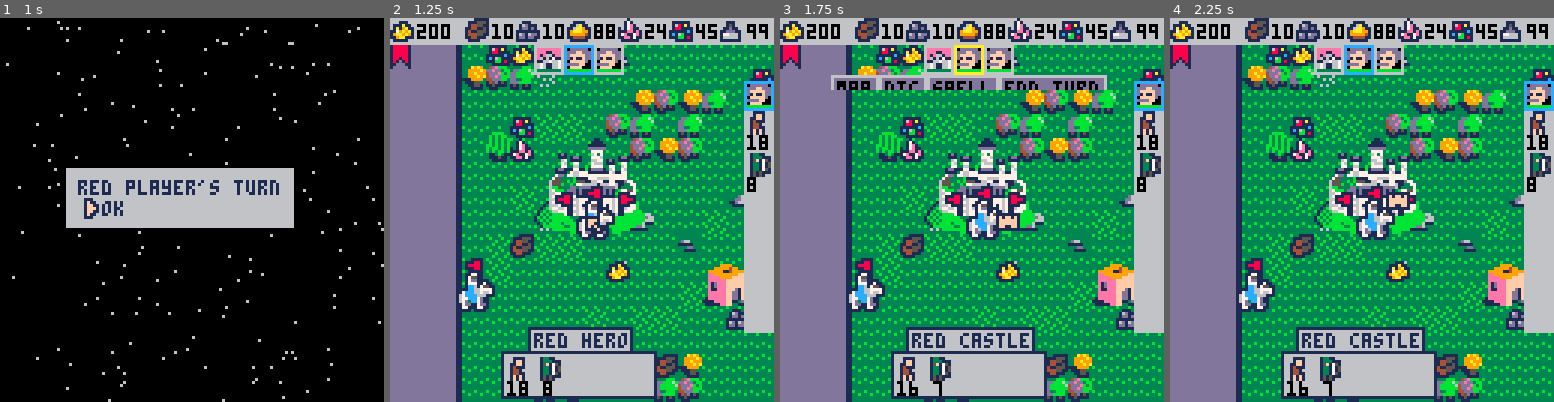
Above: before the commit, frames 1-4 (left to right).
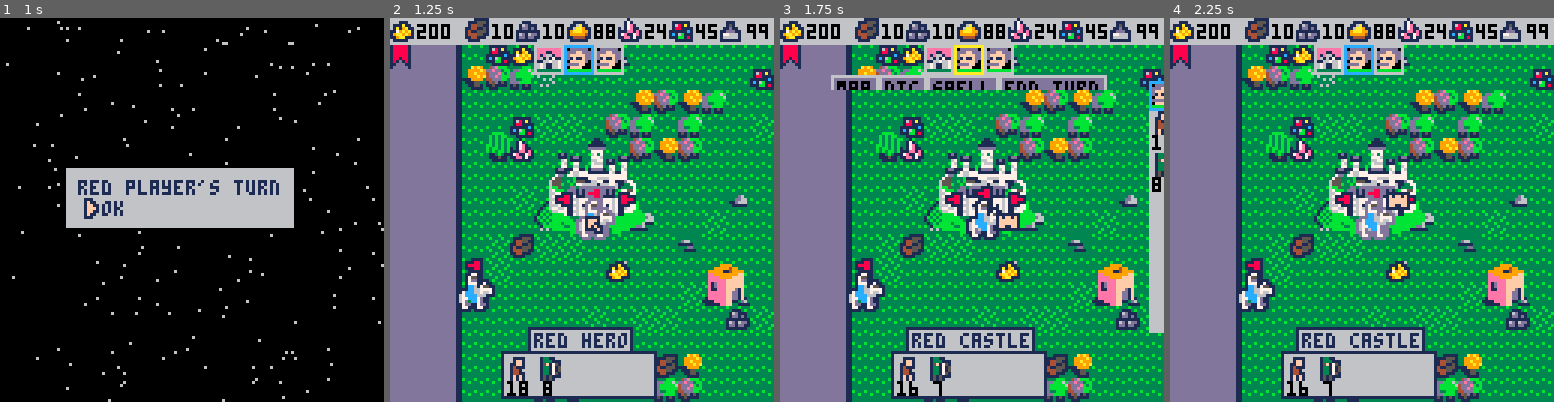
Above: after the commit, the same moments.

Repository: pvan/pico8
Game: PICO-8 cartridge heroes.p8
Same seed, same stepped clock (60 frames per second), same inputs: the game is played once before the commit and once after it.
Inputs:
- Up to frame 1 (1 s): tap X (X key) at 0.33 s; tap O (Z key) at 0.7 s
- Up to frame 2 (1.25 s): tap X (X key) at 1.07 s
- Up to frame 3 (1.75 s): hold Right from 1.6 s (still down); tap O (Z key) at 1.7 s
- Up to frame 4 (2.25 s): tap X (X key) at 1.85 s; release Right at 2.1 s; tap O (Z key) at 2.1 s; hold Up from 2.15 s (still down)

Frame 1 is identical in both runs. In frame 2, 5.5% of the frame differs, in the area x 48-100%, y 16-83%; in frame 3, 3.2%; in frame 4, 5.5%.

Commit message:
heroes: flash border of sel hero
set blackout on init
add more bugs to list

Diff:
--- a/heroes.p8
+++ b/heroes.p8
@@ -7,8 +7,9 @@
 --walking thru open mob
 --sorting castles/etc (move pos to lowest point, eg -x,-y col)
 --item in front of castle blocks hero
---black screen when switching players
---hl selected hero in world
+--battle move dist is f'd
+--dont spawn items on mobs?
+--when selecting castle, popup text is for last cur pos
 
 
 --notes:
@@ -80,7 +81,7 @@
 function _init()
 -- music(0)
 
-
+ blackout=true
 
  red_plr=create_player(8)
  green_plr=create_player(11)
@@ -938,6 +939,14 @@
       i.sprw,i.sprh)
 
   if i.type=="hero" then
+
+  	--flash border of selected
+   if sel.x==i.x and
+      sel.y==i.y then
+    flashcols={1,1,1,13,12,13}
+    pal(1,flashcols[flash(#flashcols)])
+   end
+
    local c=obj_owner(i).color
    pal(8,c)
    spr(228,
@@ -951,6 +960,8 @@
 	      i.x*8+i.sprx,
 	      i.y*8+i.spry,
 	      i.sprw,i.sprh)
+   pal()
+
   end
 
   if i.type=="castle" then
@@ -1765,6 +1776,8 @@
 
  end
 
+ lastbcurx=bcurx
+ lastbcury=bcury
  if (btnp(⬅️)) bcurx-=1 sfx(58,-1,1,2)
  if (btnp(➡️)) bcurx+=1 sfx(58,-1,1,2)
  if (btnp(⬆️)) bcury-=1 sfx(58,-1,1,2)
@@ -1872,7 +1885,7 @@
 	 if moblist[mobturn]!=nil then
 		 for spot in all(moves) do
 		  x,y=gxy2sxy(spot[1],spot[2])
-		  circfill(x+5,y+5,2)
+		  circfill(x+5,y+5,1)
 		 end
 	 end
  end
@@ -2157,10 +2170,10 @@
 
  --right sidebar: army
 
- --if actl_menu_y>0 then
- -- d_army(sel,128-actl_menu_y,21)
- --end
- d_army(sel,128-10,21)
+ if actl_menu_y>0 then
+  d_army(sel,130-actl_menu_y,21)
+ end
+-- d_army(sel,128-10,21)
 
 
 end
@@ -2169,6 +2182,13 @@
 function flashamt()
  if (frame%10<5) return 0
  return 1
+end
+
+--counts from 1 to amt, change every 5 frames
+function flash(amt)
+ for i=1,amt do
+  if (frame%(amt*5)<i*5) return i
+ end
 end
 
 
